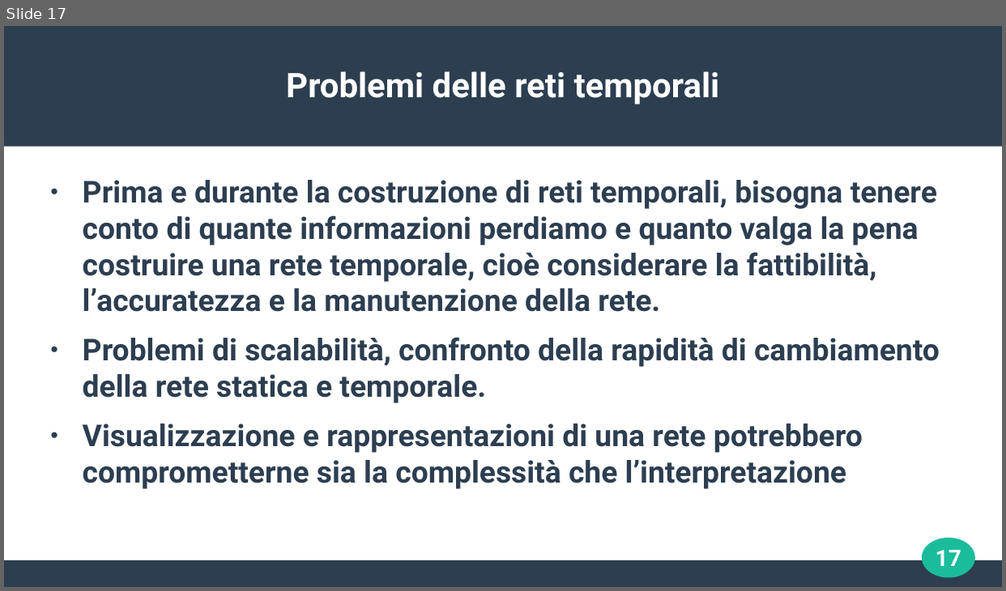
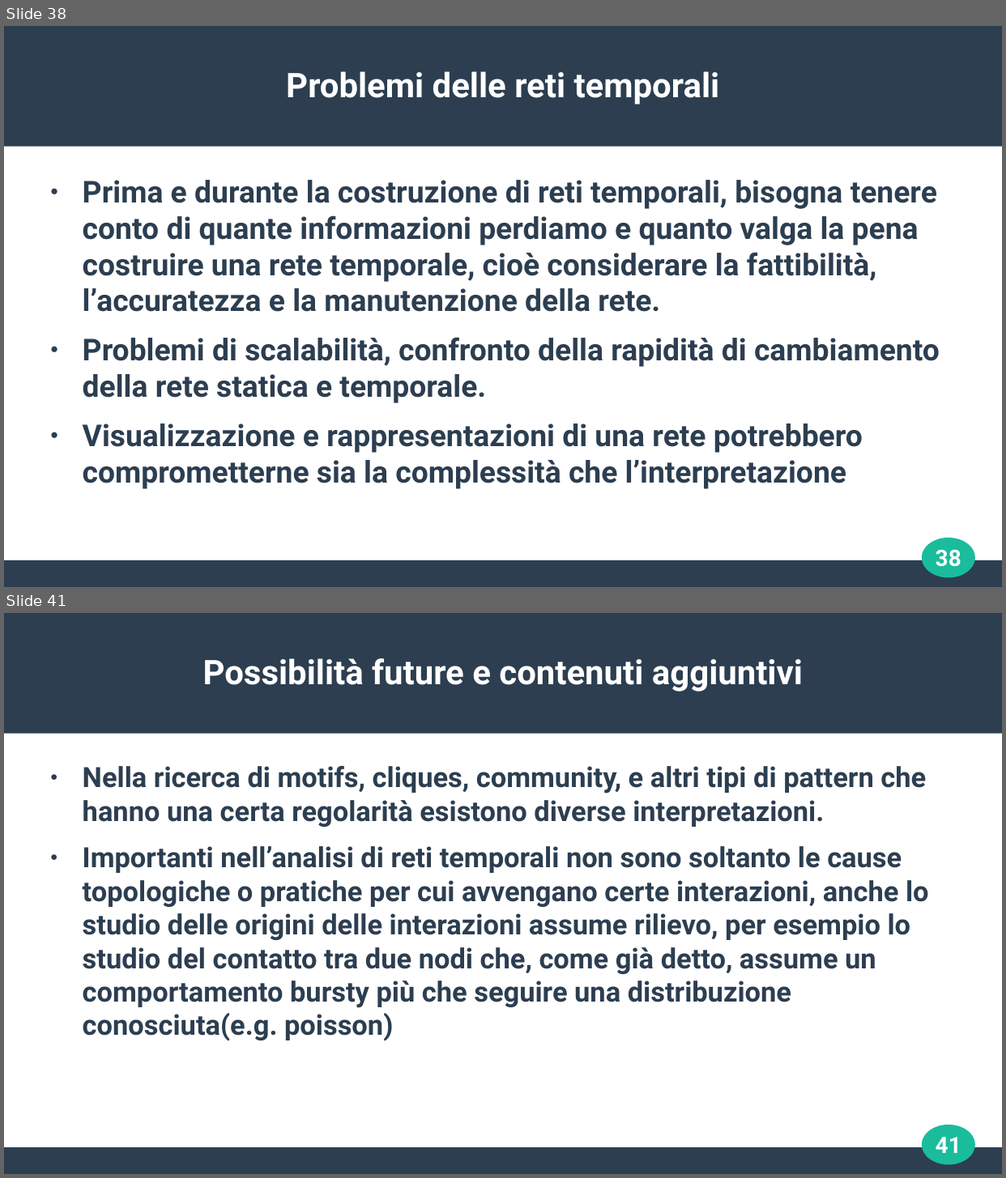
Before and after one commit to josura/appunti_e_cose_condivise, a slide deck: Data_mining/seminario/seminario_TemporalNetwork-GL.odp. Shown one above the other, each under a label of ours: slide 17 before the commit, slides 38 and 41 after it; the slides between them are not shown. The pictures are 1006x591 and 1006x1178 pixels, drawn with LibreOffice and Linux fonts; fonts in the diff are those of the drawing. Boxes give left, top, right and bottom in pixels: in the first picture for what was removed or moved away, otherwise in the second. Text is boxed around its words. In the diff, an @@ line names an element or a change of style, - is before the commit and + after.

```diff
--- a/Data_mining/seminario/seminario_TemporalNetwork-GL.odp
+++ b/Data_mining/seminario/seminario_TemporalNetwork-GL.odp
@@ slide 41 added at box(4, 613, 1002, 1174), background #FFFFFF; not listed: 3 template elements that a slide beside it also shows @@
@@ title added at box(203, 658, 803, 692), 27 pt, text #FFFFFF, bold @@
+Possibilità future e contenuti aggiuntivi
@@ text added at box(83, 766, 929, 1041), 22.2 pt, text #2C3E50, bold @@
+● Nella ricerca di motifs, cliques, community, e altri tipi di pattern che hanno una certa regolarità esistono diverse interpretazioni.
+● Importanti nell’analisi di reti temporali non sono soltanto le cause topologiche o pratiche per cui avvengano certe interazioni, anche lo studio delle origini delle interazioni assume rilievo, per esempio lo studio del contatto tra due nodi che, come già detto, assume un comportamento bursty più che seguire una distribuzione conosciuta(e.g. poisson)
@@ page number added at box(936, 1137, 961, 1153), 18 pt, text #FFFFFF, bold @@
+41
@@ what was slide 17 is now slide 38 @@
@@ page number at box(936, 550, 961, 567): text changed @@
-17
+38
```
Also in this commit, not shown: 7 slides changed, 23 other slides added, 1 other file.
